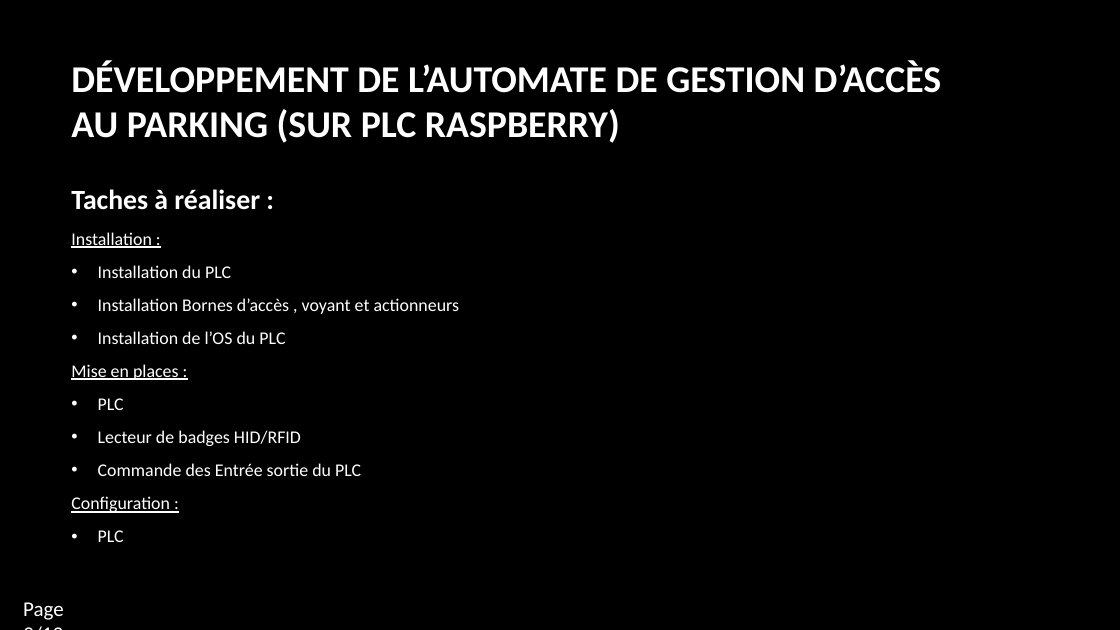
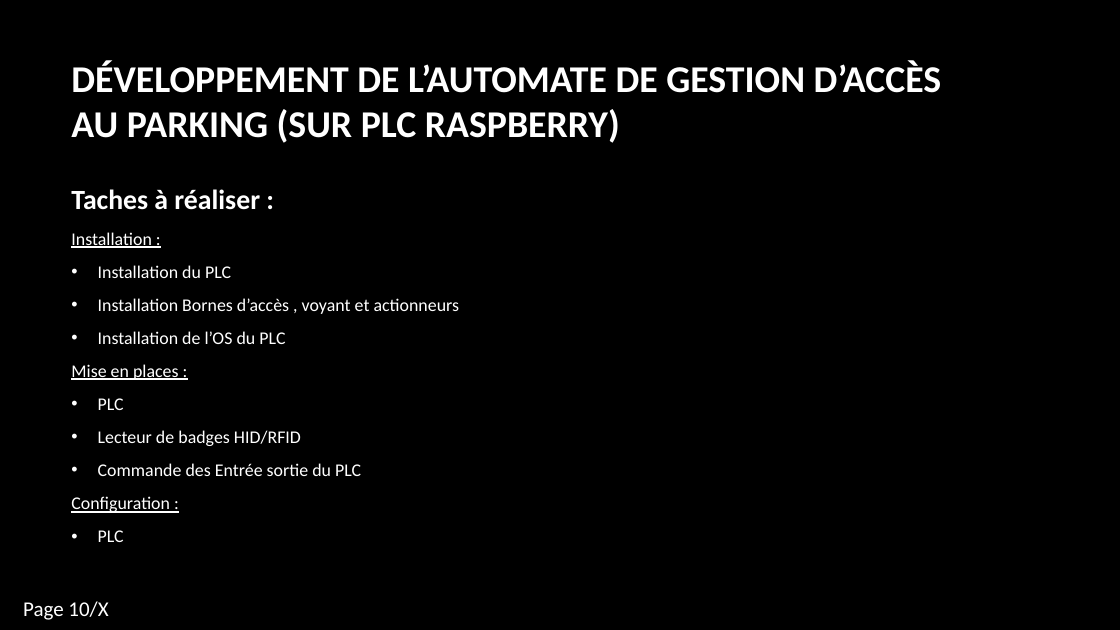
Before and after one commit to camillelahaut/SFL1-Parking-, a slide deck: slide 10 of Commun/Membres/Willy/Présentation revu de projet 2.pptx (slide 9 before the commit). Drawn at 1120x630 pixels with LibreOffice and Linux fonts; fonts in the diff are those of the drawing; background and template pictures are left out. Boxes give left, top, right and bottom in pixels: in the first picture for what was removed or moved away, otherwise in the second. Text is boxed around its words. In the diff, an @@ line names an element or a change of style, - is before the commit and + after.

```diff
--- a/Commun/Membres/Willy/Présentation revu de projet 2.pptx
+++ b/Commun/Membres/Willy/Présentation revu de projet 2.pptx
@@ page number added at (23, 601, 108, 620), 18 pt, text #FFFFFF @@
+Page 10/X
```
Also in this commit, not shown: 5 other slides changed, 2 slides added, 1 slide removed.
